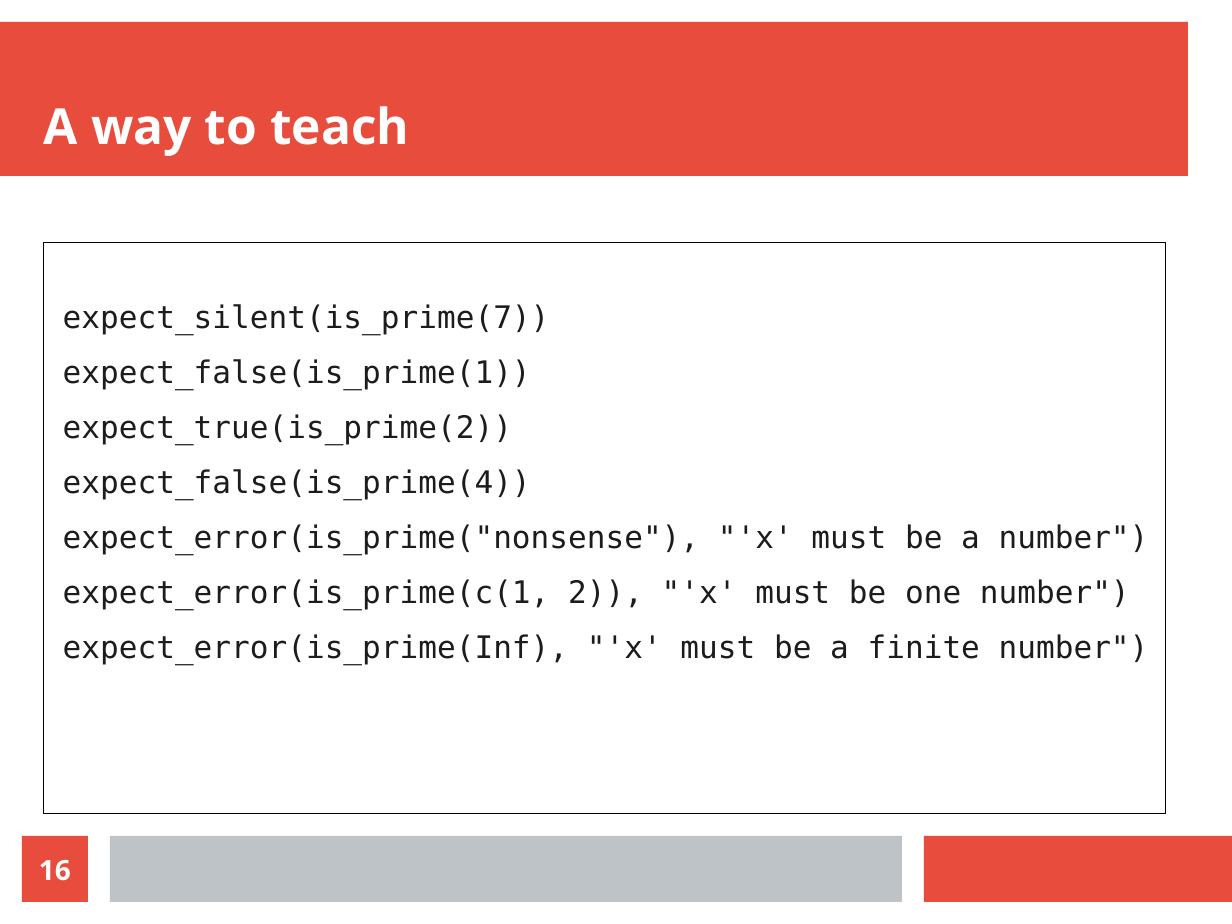
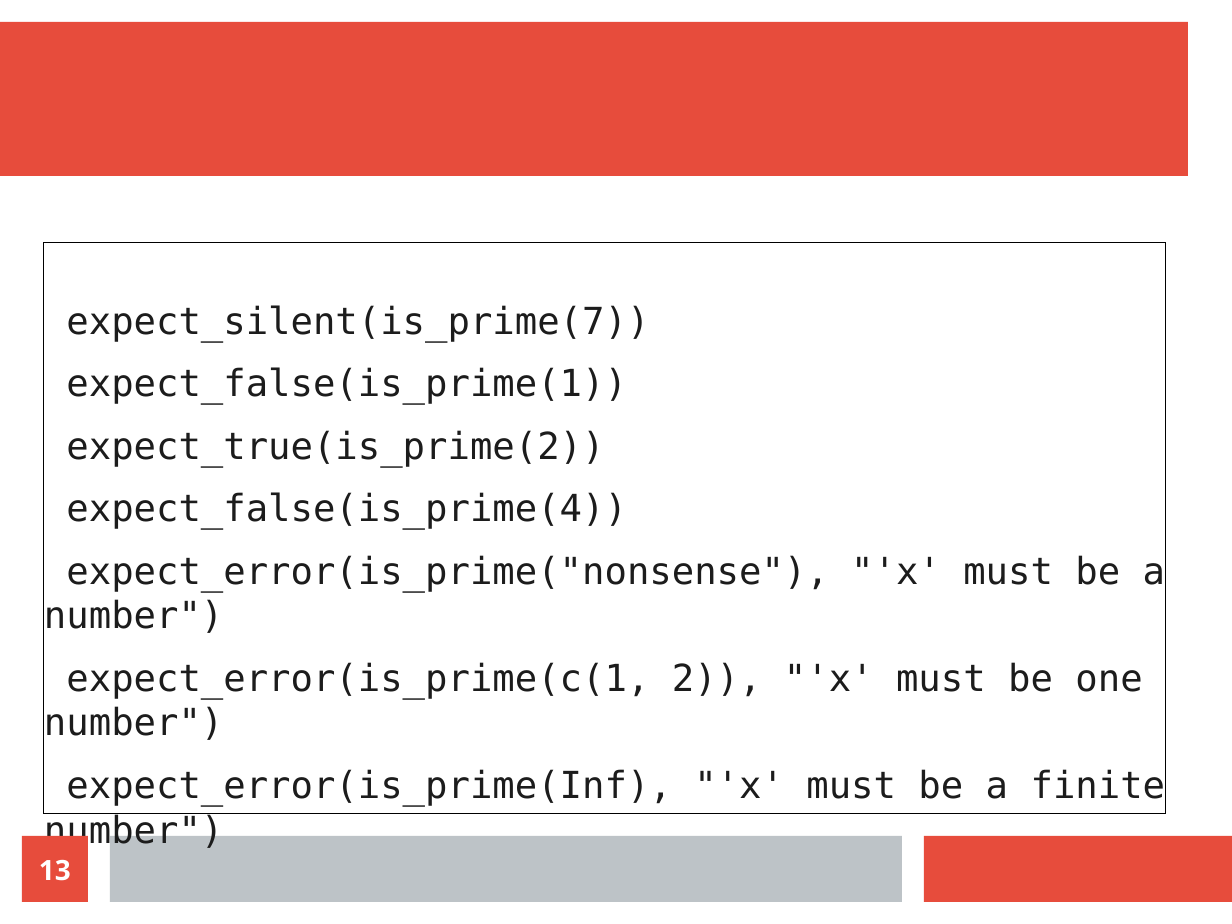
Before and after one commit to richelbilderbeek/nlseb_tdd_20210420, a slide deck: slide 13 of nlseb_tdd_20210420.odp (slide 16 before the commit). Drawn at 1232x924 pixels with LibreOffice and Linux fonts; fonts in the diff are those of the drawing. Boxes give left, top, right and bottom in pixels: in the first picture for what was removed or moved away, otherwise in the second. Text is boxed around its words. In the diff, an @@ line names an element or a change of style, - is before the commit and + after.

```diff
--- a/nlseb_tdd_20210420.odp
+++ b/nlseb_tdd_20210420.odp
@@ title removed at [44,106,409,156] @@
-A way to teach
@@ text "expect_silent(is_prime(7))" at [44,243,1166,815]: size 20 to 24 pt @@
@@ page number at [39,860,71,881]: text changed @@
-16
+13
```
Also in this commit, not shown: 11 other slides changed, 4 slides added, 4 slides removed, 8 other files.
